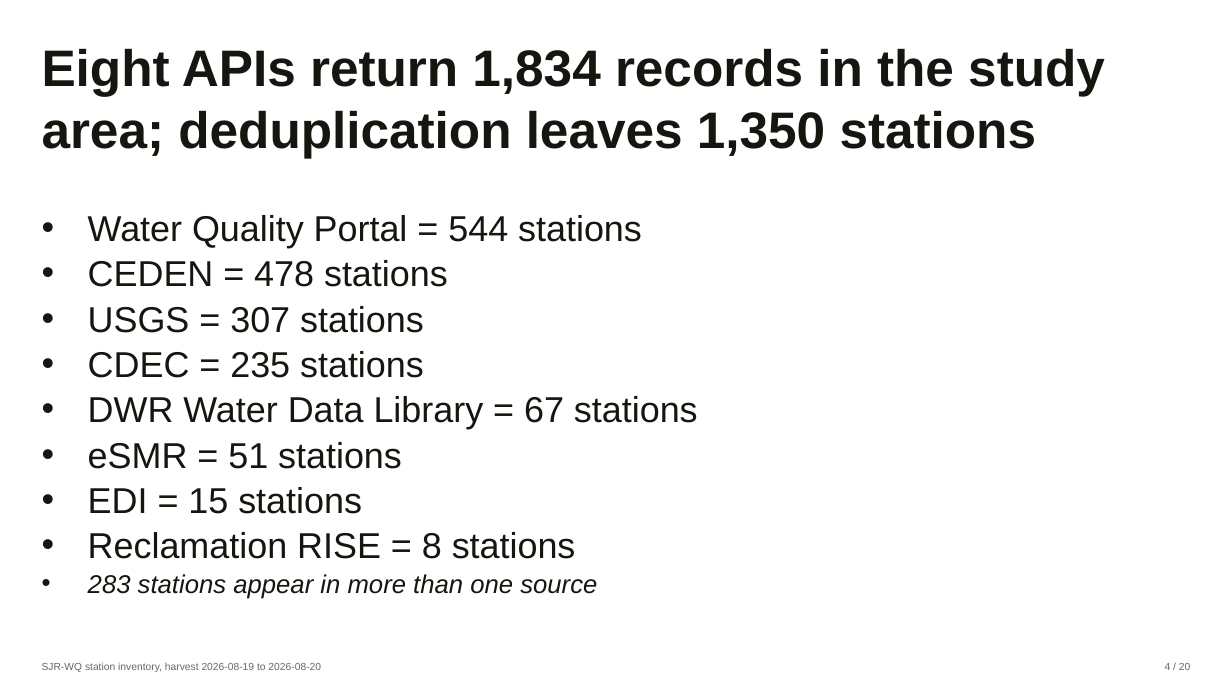
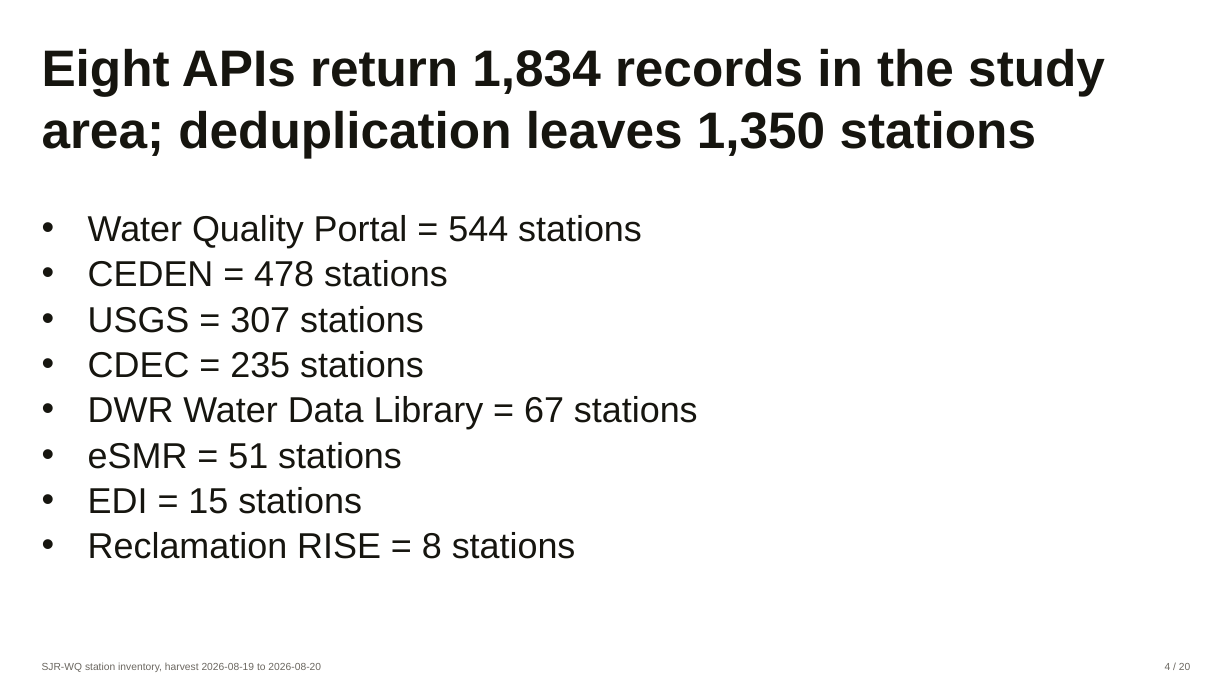
Before and after one commit to wyattarnold/SJR-WQ, a slide deck: slide 4 of docs/SJR-WQ.pptx. Drawn at 1232x693 pixels with LibreOffice and Linux fonts; fonts in the diff are those of the drawing. Boxes give left, top, right and bottom in pixels: in the first picture for what was removed or moved away, otherwise in the second. Text is boxed around its words. In the diff, an @@ line names an element or a change of style, - is before the commit and + after.

```diff
--- a/docs/SJR-WQ.pptx
+++ b/docs/SJR-WQ.pptx
@@ text at [88,574,597,599]: paragraph removed @@
-• 283 stations appear in more than one source
```
Also in this commit, not shown: 8 other slides changed.
